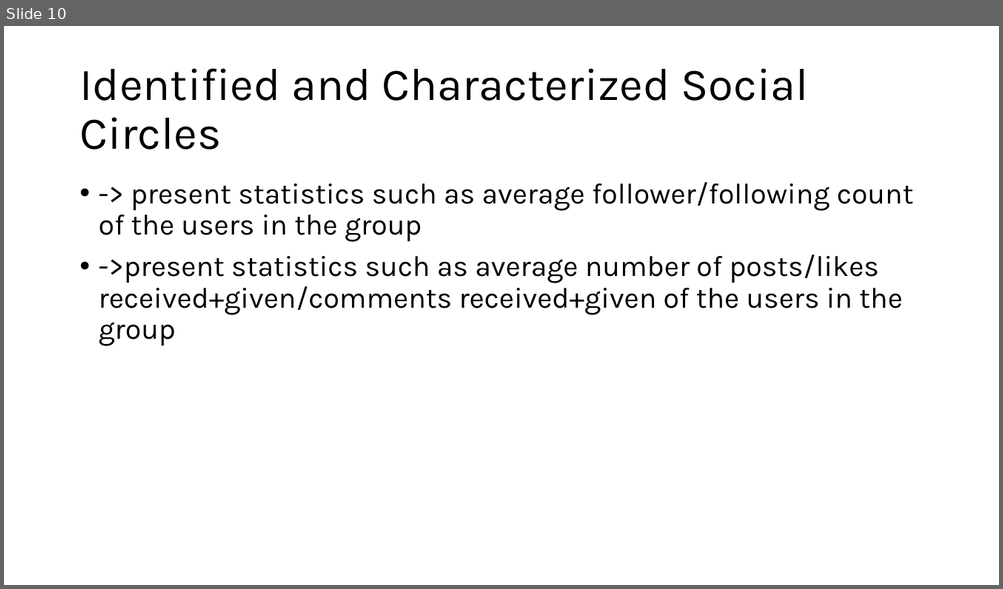
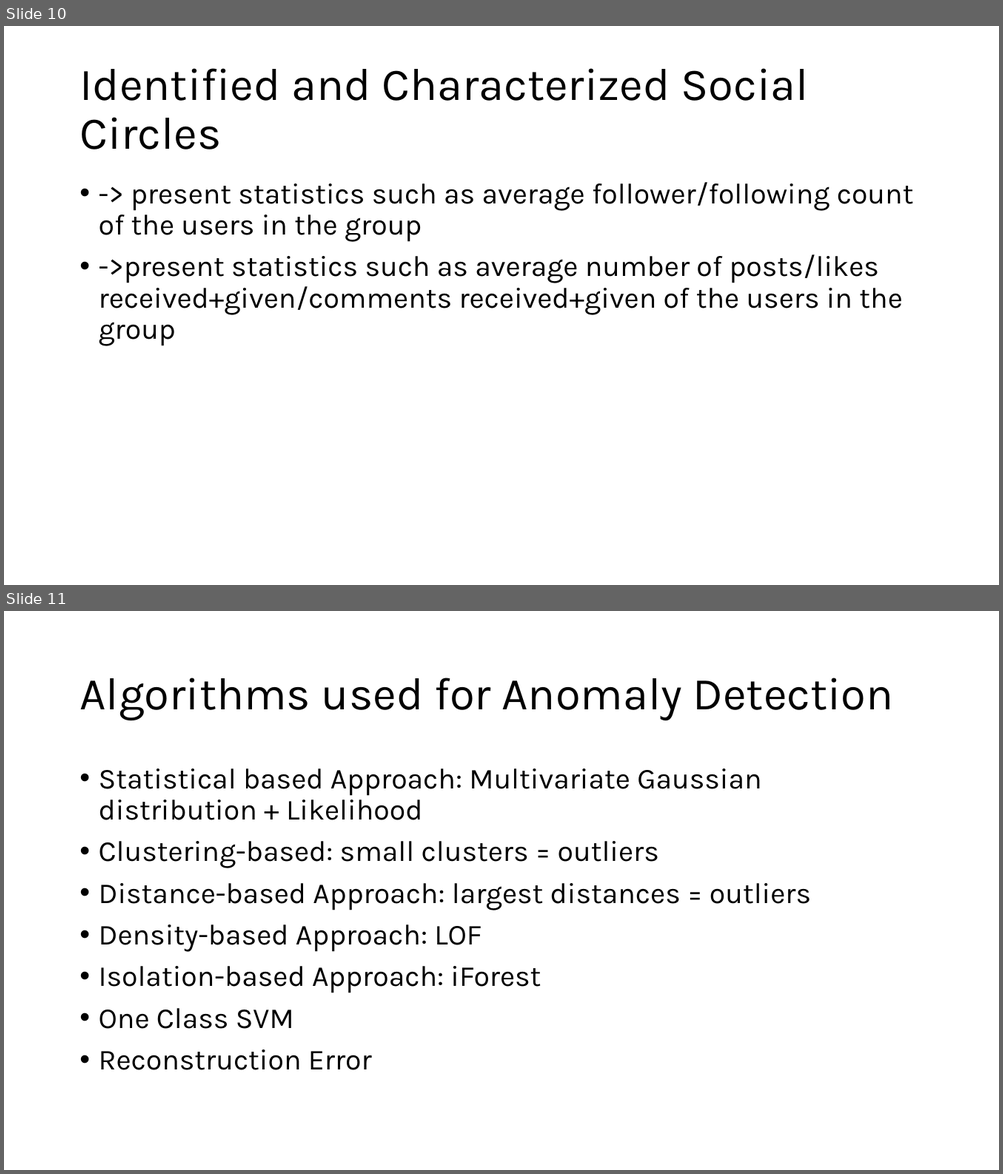
Before and after one commit to jonas-blum/data-mining-1, a slide deck: project/project-presentation.pptx. Shown one above the other, each under a label of ours: slide 10 before the commit, slides 10 and 11 after it. The pictures are 1003x589 and 1003x1174 pixels, drawn with LibreOffice and Linux fonts; fonts in the diff are those of the drawing. Boxes give left, top, right and bottom in pixels: in the first picture for what was removed or moved away, otherwise in the second. Text is boxed around its words. In the diff, an @@ line names an element or a change of style, - is before the commit and + after.

```diff
--- a/project/project-presentation.pptx
+++ b/project/project-presentation.pptx
@@ slide 11 added at [4,611,999,1170], background #FFFFFF @@
@@ title added at [79,678,893,721], 44 pt, text #000000 @@
+Algorithms used for Anomaly Detection
@@ text added at [99,769,811,1071], 28 pt, text #000000 @@
+• Statistical based Approach: Multivariate Gaussian distribution + Likelihood
+• Clustering-based: small clusters = outliers
+• Distance-based Approach: largest distances = outliers
+• Density-based Approach: LOF
+• Isolation-based Approach: iForest
+• One Class SVM
+• Reconstruction Error
```
Also in this commit, not shown: 5 slides changed, 6 other slides added, 2 slides removed, 5 other files.
